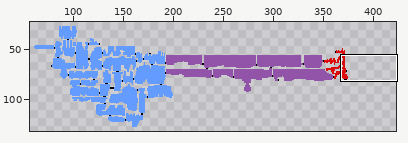
Two versions of one pixel-art file, Game_assets/Misc/Map/map_layer.aseprite. Above: a wide view before the commit, with the close-up outlined.
Close-up. First the earlier version:
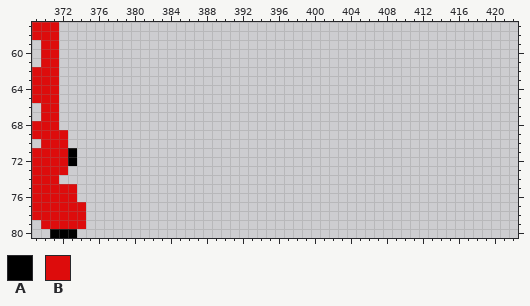
520x375 pixels, 1 frame. Pixels under 10% opacity are left out. Shown: x 369..422, y 57..80. The wide view leaves out empty margins.
Palette (. is transparent): A #000000  B #dd0c0c
Pixels before, first column x 369:
57 BBB...
58 BBB...
59 .BB...
60 .BB...
61 .BB...
62 BBB...
63 BBB...
64 BBB...
65 BBB...
66 .BB...
67 .BB...
68 BBB...
69 BBBB..
70 .BBB..
71 BBBBA.
72 BBBBA.
73 BBBB..
74 BBB...
75 BBBBB.
76 BBBBB.
77 BBBBBB
78 BBBBBB
79 .BBBBB
80 ..AAA.
New version:
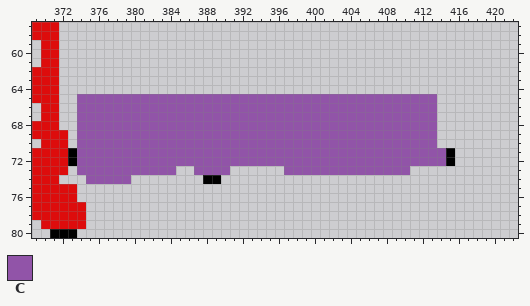
Colours new in this view: C #9154a8
Changes in this commit:
layer "sMap_rPla_c" added
Layer "sMap_rPla_c":
Colour A is added in rows 71 to 72 at x 415; in row 74 at x 388 to 389.
Colour C is added in rows 65 to 70 at x 374 to 413; in rows 71 to 72 at x 374 to 414; in row 73 at x 374 to 384, 387 to 390 and 397 to 410; in row 74 at x 375 to 379.
